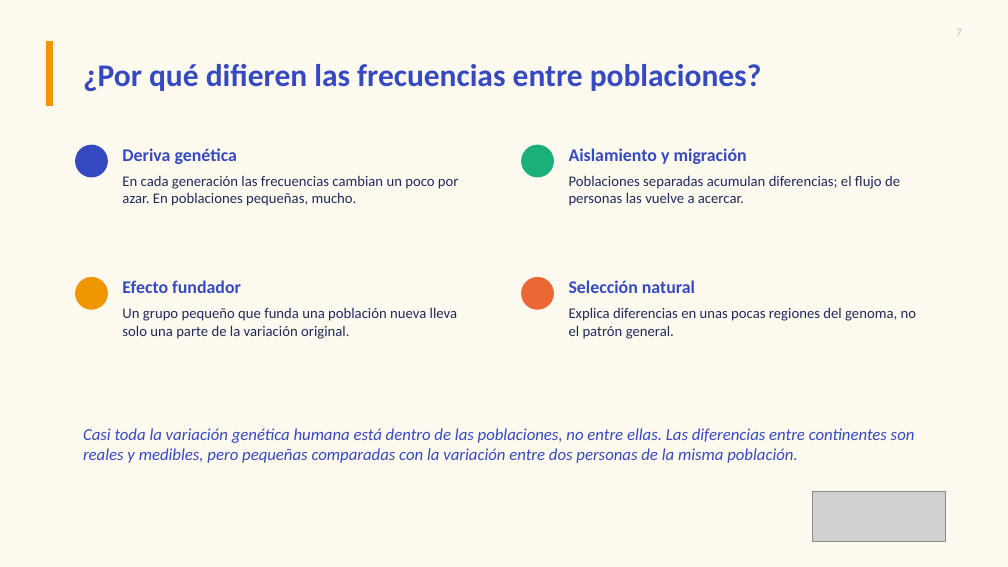
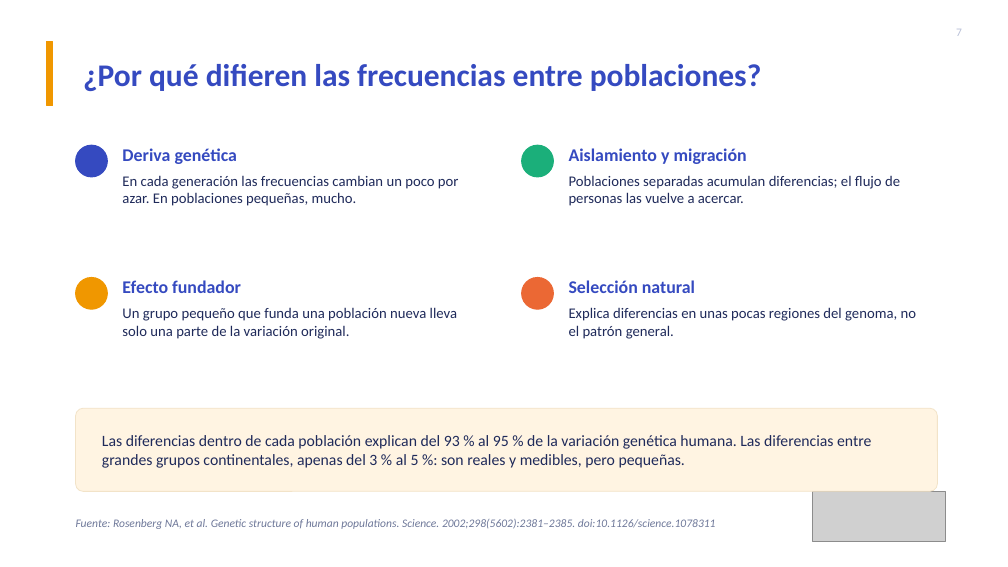
Before and after one commit to YTZ27/curso-ancestria, a slide deck: slide 7 of teoria/Modulo_1_Fundamentos.pptx. Drawn at 1008x567 pixels with LibreOffice and Linux fonts; fonts in the diff are those of the drawing; grey boxes stand for pictures. Boxes give left, top, right and bottom in pixels: in the first picture for what was removed or moved away, otherwise in the second. Text is boxed around its words. In the diff, an @@ line names an element or a change of style, - is before the commit and + after.

```diff
--- a/teoria/Modulo_1_Fundamentos.pptx
+++ b/teoria/Modulo_1_Fundamentos.pptx
@@ background #FFFAF0 to #FFFFFF @@
@@ rounded rectangle added at (76, 408, 938, 492), fill #FFF4E2, outline #F2E3C8 0.75 pt @@
@@ text "Las diferencias dentro de cada ..." at (102, 435, 871, 468): vertical alignment top to middle @@
@@ text at (102, 435, 871, 468): text changed; size 16 to 15 pt; text colour #354AC0 to #1F2A5A; italic off @@
-Casi toda la variación genética humana está dentro de las poblaciones, no entre ellas. Las diferencias entre continentes son reales y medibles, pero pequeñas comparadas con la variación entre dos personas de la misma población.
+Las diferencias dentro de cada población explican del 93 % al 95 % de la variación genética humana. Las diferencias entre grandes grupos continentales, apenas del 3 % al 5 %: son reales y medibles, pero pequeñas.
@@ text added at (76, 519, 716, 529), 11 pt, text #6E7899, italic @@
+Fuente: Rosenberg NA, et al. Genetic structure of human populations. Science. 2002;298(5602):2381–2385. doi:10.1126/science.1078311
```
Also in this commit, not shown: 10 other slides changed, 2 slides added, 3 other files.
